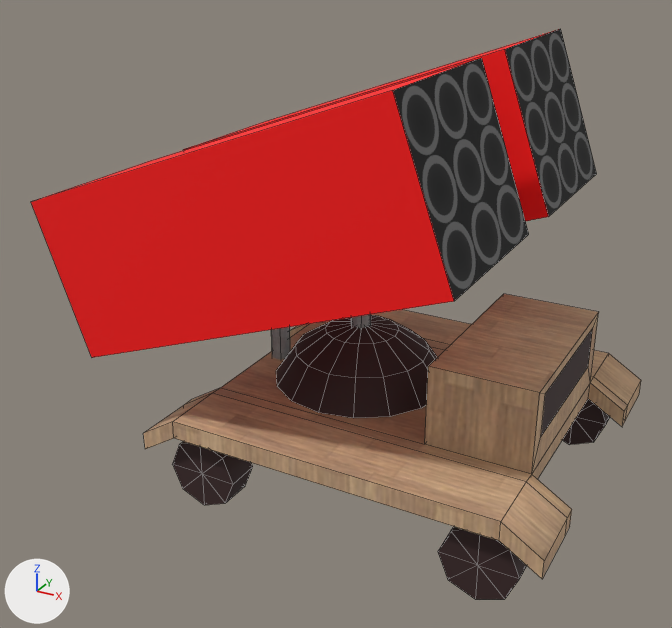
The OBJ model assets/models/launcher.obj as it was, and as the next commit left it.
Both versions are drawn from a 50 mm lens placed at (1.65, -3.62, 2.56), pointed at (-0.26, -0.15, 0.83). The lights are fixed; the arrows at lower left show +X, +Y and +Z. Mesh edges are drawn as thin lines. Where no turn or scale is listed for an object, it has been applied to the vertices. Vertices at the same position are counted once.

Script lines for the objects in view, before the commit:
```python
me_launcher = bpy.data.meshes.new('launcher')
me_launcher.from_pydata(...)  # 251 vertices, 283 faces; spans x -1.31..0.97, y -0.92..0.91, z 0.0..2.03
# faces by material slot: [8, 4, 72, 145, 54]
me_launcher.materials.append(mat_team)  # red #ff0000
me_launcher.materials.append(mat_gunbarrel)  # picture img_gunbarrel_seamless_01_jpg
me_launcher.materials.append(mat_light_metal)  # picture img_metal_seamless_04_jpg
me_launcher.materials.append(mat_rubber)  # brown #382222
me_launcher.materials.append(mat_wood)  # picture img_wood_seamless_02_jpg
ob_launcher = bpy.data.objects.new('launcher', me_launcher)
ob_launcher.location = (0.0, 0.0, 0.0)
```
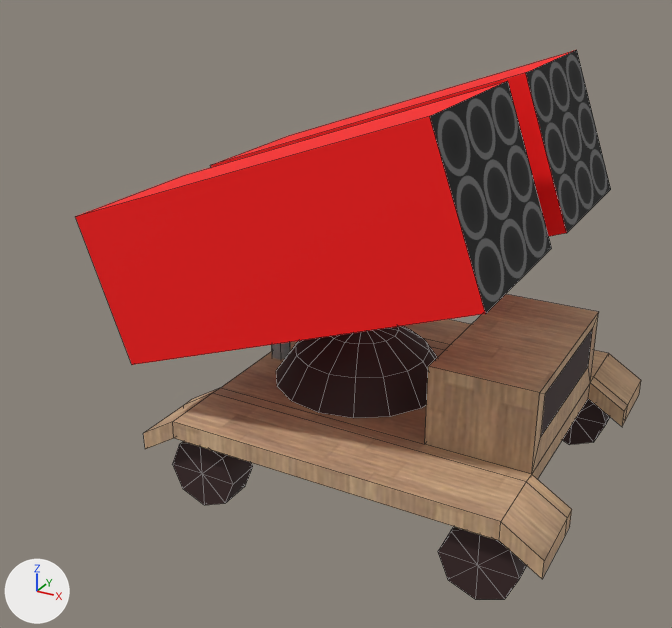
Scene script edits in JSON lines:
```json
{"block": "me_launcher", "where": "me_launcher.from_pydata(...)  # 251 vertices, 283 faces; spans x -1.31..0.97, y -0.92..0.91, z 0.0..2.03"}
{"block": "me_launcher", "where": "# used by ob_launcher; location = (0.0, 0.0, 0.0)"}
{"block": "me_launcher", "change": "me_launcher part 1: the loose piece of 8 vertices spanning x -1.31..0.61, y 0.13..0.91, z 0.75..2.03 is scaled about its middle by 0.956, then moved by (0.13, -0.03, -0.06)"}
{"block": "me_launcher", "change": "me_launcher part 2: the loose piece of 8 vertices spanning x -1.31..0.61, y -0.92..-0.13, z 0.75..2.03 is scaled about its middle by 0.956, then moved by (0.13, 0.06, -0.06)"}
```

Pixel boxes (x1, y1, x2, y2) of what changed, in the pictures (672 x 628 px; the box of a moved part takes in the faces that stretch with it):
```json
{"object": "launcher", "change": "reshaped", "before": [31, 29, 641, 600], "after": [75, 50, 641, 600], "on screen": "7% narrower"}
{"part": 1, "of": "me_launcher", "change": "moved or reshaped", "before": [183, 29, 596, 221], "after": [211, 50, 611, 236]}
{"part": 2, "of": "me_launcher", "change": "moved or reshaped", "before": [31, 58, 529, 358], "after": [75, 81, 551, 365]}
```
